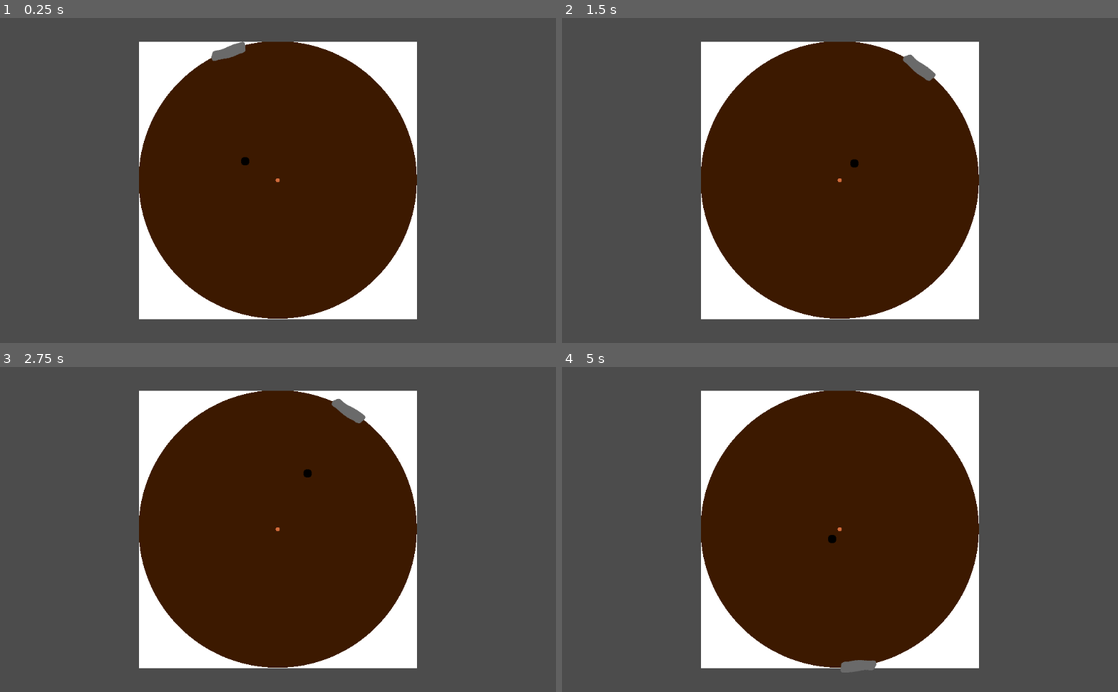
Above: before the commit, frames 1-4 (two rows, left to right).
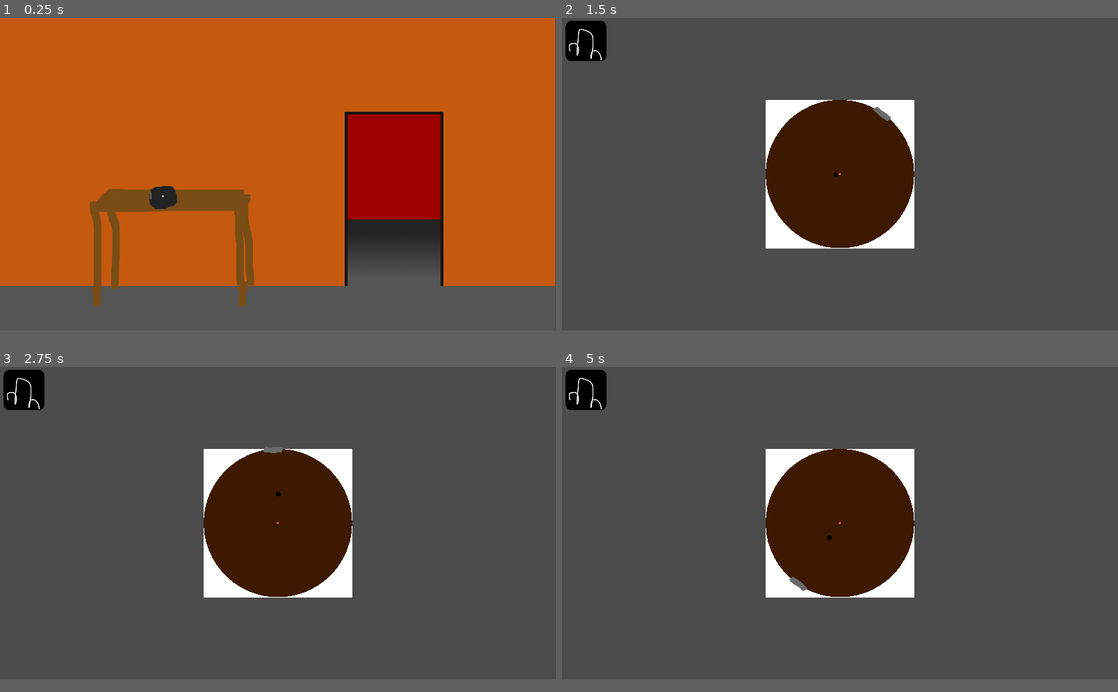
Above: after the commit, the same moments.

Repository: Paulpanther/GameJam11
Game: Godot game, scene res://Scenes/RoomSideTemplate.tscn
The game is run twice, just before and just after one commit, with the same random seed, the same clock (stepped at 60 frames per second) and the same inputs. Before the commit the project starts from res://Scenes/CatMouse.tscn.
Inputs (mouse positions are in pixels of both pictures, inside the frame that each line leads up to):
- Up to frame 1 (0.25 s): no input
- Up to frame 2 (1.5 s): move the mouse to (962, 164) at 0.52 s; click (962, 164) at 0.67 s; move the mouse to (728, 196) at 1.27 s; click (728, 196) at 1.42 s
- Up to frame 3 (2.75 s): move the mouse to (333, 458) at 2.02 s; click (333, 458) at 2.17 s
- Up to frame 4 (5 s): move the mouse to (812, 594) at 2.77 s; click (812, 594) at 2.92 s; move the mouse to (1006, 578) at 3.52 s; click (1006, 578) at 3.67 s; move the mouse to (673, 480) at 4.27 s; click (673, 480) at 4.42 s
The window is 800x468 before the commit and 800x450 after it. Grey fills any space a smaller window leaves; there, only what the larger window draws over its background counts as a difference.

The runs differ from the first frame. In frame 1, 87% of the frame differs, in the area x 0-100%, y 0-93%; in frame 2, 34%; in frame 3, 34%; in frame 4, 34%.

Commit message:
Add room template

Diff:
--- a/Scenes/CatMouse.tscn
+++ b/Scenes/CatMouse.tscn
@@ -1,11 +1,12 @@
-[gd_scene load_steps=9 format=2]
+[gd_scene load_steps=10 format=2]
 
-[ext_resource path="res://scripts/player.gd" type="Script" id=1]
-[ext_resource path="res://sprites/blockade.png" type="Texture" id=2]
-[ext_resource path="res://sprites/player.png" type="Texture" id=3]
-[ext_resource path="res://sprites/table.png" type="Texture" id=4]
-[ext_resource path="res://scripts/blockade.gd" type="Script" id=5]
-[ext_resource path="res://scripts/win_condition.gd" type="Script" id=6]
+[ext_resource path="res://Scripts/CatMouse/player.gd" type="Script" id=1]
+[ext_resource path="res://Sprites/CatMouse/blockade.png" type="Texture" id=2]
+[ext_resource path="res://Sprites/CatMouse/table.png" type="Texture" id=3]
+[ext_resource path="res://Sprites/CatMouse/player.png" type="Texture" id=4]
+[ext_resource path="res://Scripts/CatMouse/win_condition.gd" type="Script" id=5]
+[ext_resource path="res://Scripts/CatMouse/blockade.gd" type="Script" id=6]
+[ext_resource path="res://Scenes/ExitInteractableButton.tscn" type="PackedScene" id=7]
 
 [sub_resource type="CircleShape2D" id=1]
 radius = 557.454
@@ -17,13 +18,13 @@
 
 [node name="table" type="Sprite" parent="."]
 scale = Vector2( 0.5, 0.5 )
-texture = ExtResource( 4 )
+texture = ExtResource( 3 )
 
 [node name="block" type="Sprite" parent="table"]
 rotation = -6.28319
 texture = ExtResource( 2 )
 offset = Vector2( 256, -256 )
-script = ExtResource( 5 )
+script = ExtResource( 6 )
 
 [node name="Area2D" type="Area2D" parent="table/block"]
 
@@ -31,13 +32,13 @@
 polygon = PoolVector2Array( 294.479, -405.59, 316.979, -424.34, 405.979, -334.09, 381.479, -313.09 )
 
 [node name="Area2D" type="Area2D" parent="table"]
-script = ExtResource( 6 )
+script = ExtResource( 5 )
 
 [node name="CollisionShape2D" type="CollisionShape2D" parent="table/Area2D"]
 shape = SubResource( 1 )
 
 [node name="player" type="Sprite" parent="."]
-texture = ExtResource( 3 )
+texture = ExtResource( 4 )
 script = ExtResource( 1 )
 
 [node name="Area2D" type="Area2D" parent="player"]
@@ -47,5 +48,9 @@
 
 [node name="Camera2D" type="Camera2D" parent="."]
 current = true
+
+[node name="Button" parent="." instance=ExtResource( 7 )]
+position = Vector2( -877.002, -460.433 )
+scale = Vector2( 0.5, 0.5 )
 [connection signal="area_entered" from="table/block/Area2D" to="player" method="_on_Area2D_area_entered"]
 [connection signal="area_exited" from="table/Area2D" to="table/Area2D" method="_on_Area2D_area_exited"]
--- /dev/null
+++ b/Scenes/ExitInteractableButton.tscn
@@ -0,0 +1,17 @@
+[gd_scene load_steps=4 format=2]
+
+[ext_resource path="res://Sprites/exit.png" type="Texture" id=1]
+[ext_resource path="res://Scripts/exit_button.gd" type="Script" id=2]
+
+[sub_resource type="RectangleShape2D" id=1]
+extents = Vector2( 140.107, 141.617 )
+
+[node name="Button" type="Area2D"]
+script = ExtResource( 2 )
+
+[node name="Sprite" type="Sprite" parent="."]
+texture = ExtResource( 1 )
+
+[node name="CollisionShape2D" type="CollisionShape2D" parent="."]
+shape = SubResource( 1 )
+[connection signal="input_event" from="." to="." method="on_clicked"]
--- /dev/null
+++ b/Scenes/RoomSideTemplate.tscn
@@ -0,0 +1,21 @@
+[gd_scene load_steps=4 format=2]
+
+[ext_resource path="res://Sprites/RoomSideTemplate/template_room.png" type="Texture" id=1]
+[ext_resource path="res://Scripts/RoomSideTemplate/template_room_side.gd" type="Script" id=2]
+
+[sub_resource type="CircleShape2D" id=1]
+radius = 50.0736
+
+[node name="RoomSide" type="Node2D"]
+script = ExtResource( 2 )
+
+[node name="Sprite" type="Sprite" parent="."]
+position = Vector2( 958.79, 539.716 )
+texture = ExtResource( 1 )
+
+[node name="Disk" type="Area2D" parent="."]
+
+[node name="CollisionShape2D" type="CollisionShape2D" parent="Disk"]
+position = Vector2( 560.245, 616.877 )
+shape = SubResource( 1 )
+[connection signal="input_event" from="Disk" to="." method="on_disk_clicked"]
--- /dev/null
+++ b/Scripts/RoomSideTemplate/template_room_side.gd
@@ -0,0 +1,6 @@
+extends Node
+
+
+func on_disk_clicked(viewport, event, shape_idx):
+	if (event is InputEventMouseButton && event.pressed):
+		SceneStack.switch_scene("res://Scenes/CatMouse.tscn")
--- /dev/null
+++ b/Scripts/exit_button.gd
@@ -0,0 +1,8 @@
+extends Node
+
+
+
+
+func on_clicked(viewport, event, shape_idx):
+	if (event is InputEventMouseButton && event.pressed):
+		SceneStack.exit_scene()
--- /dev/null
+++ b/Scripts/scene_stack.gd
@@ -0,0 +1,40 @@
+extends Node
+
+
+var scene_stack = []
+var root
+
+func _ready():
+    root = get_tree().get_root()
+    scene_stack.append(_get_current_scene())
+
+func switch_scene(to_scene):
+	call_deferred("_switch_scene_deferred", to_scene)
+
+func _switch_scene_deferred(to_scene):
+	var level = _get_current_scene()
+	level.hide()
+
+	# Add the next level
+	var next_level_resource = load(to_scene)
+	var next_level = next_level_resource.instance()
+	scene_stack.append(next_level)
+	print(scene_stack.size())
+	root.add_child(next_level)
+
+func exit_scene():
+	call_deferred("_exit_scene_deferred")
+
+func _exit_scene_deferred():
+	print(scene_stack.size())
+	var current = _get_current_scene()
+	current.free()
+	scene_stack.pop_back()
+
+	var next = scene_stack[scene_stack.size() - 1]
+	next.show()
+	root.add_child(next)
+
+
+func _get_current_scene():
+	return root.get_child(root.get_child_count() - 1)
--- a/project.godot
+++ b/project.godot
@@ -16,8 +16,21 @@
 [application]
 
 config/name="Game Jam 11"
-run/main_scene="res://Scenes/CatMouse.tscn"
+run/main_scene="res://Scenes/RoomSideTemplate.tscn"
 config/icon="res://icon.png"
+
+[autoload]
+
+SceneStack="*res://Scripts/scene_stack.gd"
+
+[display]
+
+window/size/width=1920
+window/size/height=1080
+window/size/test_width=960
+window/size/test_height=540
+window/stretch/mode="2d"
+window/stretch/aspect="keep"
 
 [rendering]
 
Renamed: Scripts/blockade.gd -> Scripts/CatMouse/blockade.gd
Renamed: Scripts/player.gd -> Scripts/CatMouse/player.gd
Renamed: Scripts/win_condition.gd -> Scripts/CatMouse/win_condition.gd
Renamed: Sprites/blockade.png -> Sprites/CatMouse/blockade.png
Not shown, added: Sprites/CatMouse/blockade.png.import
Renamed: Sprites/player.png -> Sprites/CatMouse/player.png
Not shown, changed: Sprites/CatMouse/player.png.import
Renamed: Sprites/table.png -> Sprites/CatMouse/table.png
Not shown, changed: Sprites/CatMouse/table.png.import
Binary file added: Sprites/RoomSideTemplate/template_room.png
Not shown, changed: Sprites/RoomSideTemplate/template_room.png.import
Binary file added: Sprites/exit.png
(and 1 more such lines)
